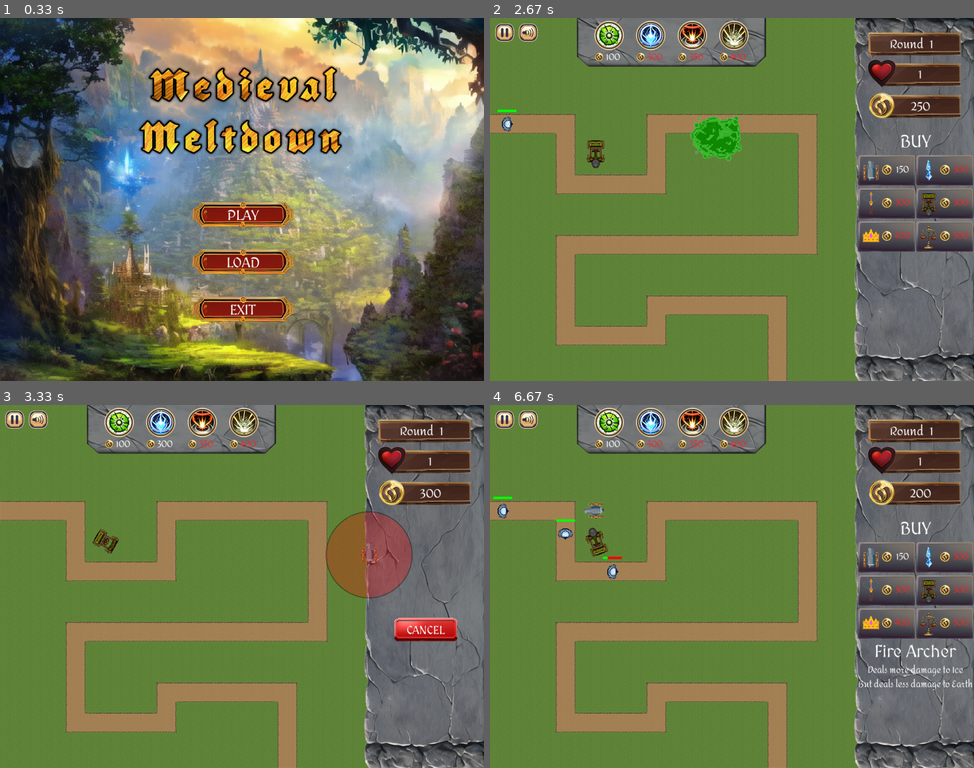
Above: before the commit, frames 1-4 (two rows, left to right).
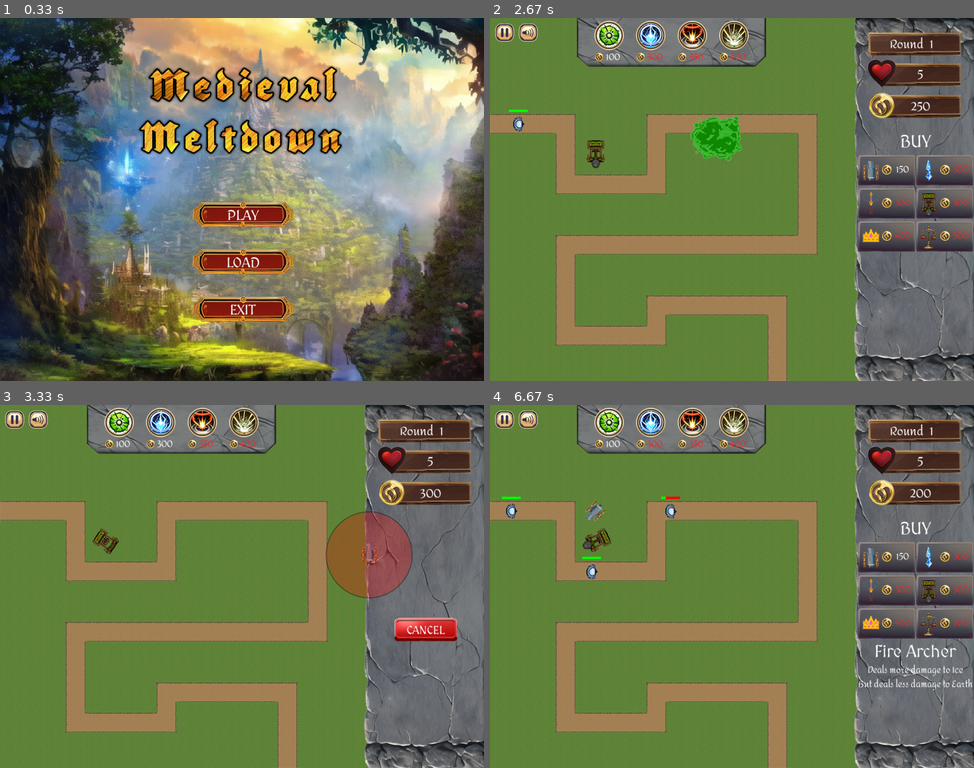
Above: after the commit, the same moments.

Repository: peter5454/PyGame
Game: pygame game, started from main.py
Same seed, same stepped clock (60 frames per second), same inputs: the game is played once before the commit and once after it.
Inputs (mouse positions are in pixels of both pictures, inside the frame that each line leads up to):
- Up to frame 1 (0.33 s): no input
- Up to frame 2 (2.67 s): click (732, 199) at 0.38 s; click "300" at 0.72 s; click (581, 145) at 1.05 s; click "START ROUND" at 1.38 s; click "150" at 1.72 s; click (611, 36) at 2.05 s; click (717, 137) at 2.38 s
- Up to frame 3 (3.33 s): click "400" at 2.72 s; click (367, 553) at 3.05 s
- Up to frame 4 (6.67 s): click (882, 579) at 3.38 s; click (528, 419) at 3.72 s; click (591, 517) at 4.22 s; click "300" at 4.55 s; click (528, 419) at 4.88 s; click (862, 626) at 5.38 s; click (581, 720) at 5.72 s; click (901, 582) at 6.55 s

Frame 1 is identical in both runs. In frame 2, 0.2% of the frame differs, in the area x 1-90%, y 14-32%; in frame 3, 0.1%; in frame 4, 1.0%, in the area x 0-90%, y 14-48%.

Commit message:
did some balancing along with finished the music

Diff:
--- a/Saves/save1/save1_turrets.csv
+++ b/Saves/save1/save1_turrets.csv
@@ -14,3 +14,12 @@
 6,8,1,MARKET
 8,4,1,TURRET_CANNON
 8,5,1,MARKET
+5,6,1,MARKET
+6,5,1,MARKET
+6,6,1,TURRET_FIRE
+7,5,1,TURRET_FIRE
+5,8,1,TURRET_FIRE
+4,8,1,TURRET_FIRE
+3,8,1,TURRET_FIRE
+4,3,1,TURRET_FIRE
+1,7,1,TURRET_FIRE
--- a/Saves/save1/save1_world.csv
+++ b/Saves/save1/save1_world.csv
@@ -1,2 +1,2 @@
 money,health,level
-200,1,3,
+26050,1,5,
--- a/constants.py
+++ b/constants.py
@@ -5,7 +5,7 @@
 SCREEN_WIDTH = TILE_SIZE * COLS
 SCREEN_HEIGHT = TILE_SIZE * ROWS
 FPS = 60
-HEALTH = 1
+HEALTH = 5
 MONEY = 650
 TOTAL_LEVELS = 5
 
--- a/enemy_data.py
+++ b/enemy_data.py
@@ -35,17 +35,17 @@
         "earth_golem": 100,
         "ice_giant": 0,
         "fire_giant": 0,
-        "earth_giant": 100
+        "earth_giant": 10
 
     },
     {
         #5
-        "ice_golem": 500,
-        "fire_golem": 0,
+        "ice_golem": 100,
+        "fire_golem": 300,
         "earth_golem": 0,
         "ice_giant": 0,
         "fire_giant": 0,
-        "earth_giant": 0
+        "earth_giant": 10
 
     }
 ]
@@ -54,12 +54,12 @@
     "ice_golem": {
         "health": 4,
         "element": "I",
-        "speed": 3
+        "speed": 5
     },
     "fire_golem": {
         "health": 5,
         "element": "F",
-        "speed": 3
+        "speed": 8
     },
     "earth_golem": {
         "health": 15,
--- a/main.py
+++ b/main.py
@@ -194,6 +194,8 @@
 Battle_song = pg.mixer.Sound('assets/audio/battle_theme.mp3')
 Battle_song.set_volume(0.5)
 Loss_song = pg.mixer.Sound('assets/audio/loss_theme.mp3')
+Win_song = pg.mixer.Sound('assets/audio/victory_music.mp3')
+
 
 #load json data for level
 with open('assets/images/maps/map_1.tmj') as file:
@@ -468,6 +470,8 @@
   place_turret_sound.set_volume(0)
   Buy_song.set_volume(0)
   Battle_song.set_volume(0)
+  Win_song.set_volume(0)
+  Loss_song.set_volume(0)
 
 def unmuteGame():
   mage_shot.set_volume(0.7)
@@ -475,8 +479,10 @@
   cannon_shot.set_volume(0.6)
   catapult_shot.set_volume(0.8)
   place_turret_sound.set_volume(1)
-  Buy_song.set_volume(1)
-  Battle_song.set_volume(1)
+  Buy_song.set_volume(0.6)
+  Battle_song.set_volume(0.5)
+  Win_song.set_volume(0.8)
+  Loss_song.set_volume(0.8)
 
 def buttons_draw2():
   if placing_ability == False:
@@ -591,6 +597,8 @@
 
   if game_over == False:
     Loss_song_played = False
+    Win_song_played =False
+    Win_song.stop()
     Loss_song.stop()
     #check if the level has been started or not
     if level_started == False:
@@ -991,9 +999,19 @@
     if paused == False and game_over == True:
       Battle_song.stop()
       Buy_song.stop()
-
       buttons_draw2()
+      pause_button.draw2(screen)
       draw_circ(0,0,0,1000,(c.SCREEN_WIDTH/2,c.SCREEN_HEIGHT/2))
+
+      if muted == True:
+        if pressed_mute_button.draw(screen):
+          muted = False
+          unmuteGame()
+      else:
+        if mute_button.draw(screen):
+          muted = True
+          muteGame()
+
       if game_outcome == -1:
         draw_text("GAME OVER", large_font, "grey100", (c.SCREEN_WIDTH/2), (c.SCREEN_HEIGHT/2) - 80, centered=True)
         if Loss_song_played == False:
@@ -1002,6 +1020,9 @@
 
       elif game_outcome == 1:
         draw_text("YOU WIN", large_font, "grey100", (c.SCREEN_WIDTH/2), (c.SCREEN_HEIGHT/2) - 80, centered=True)
+        if Win_song_played == False:
+          Win_song.play()
+          Win_song_played = True
 
 
     #restart level
